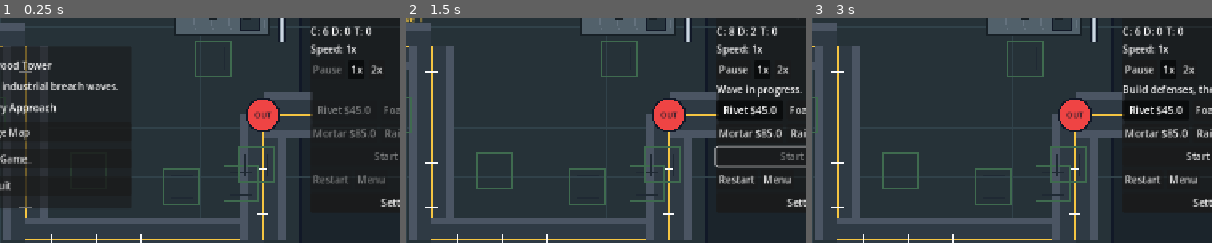
Above: before the commit, frames 1-3 (left to right).
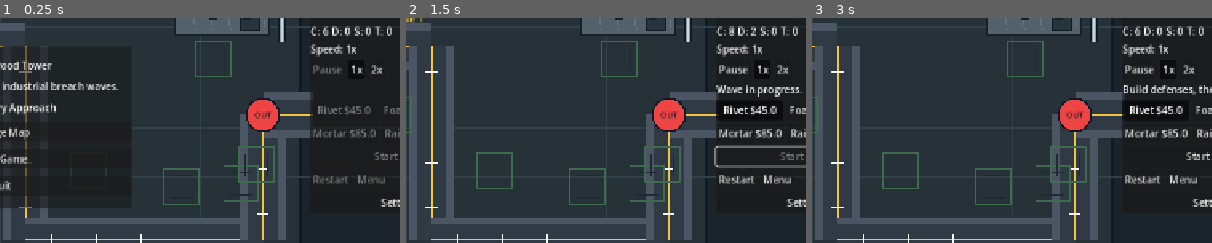
Above: after the commit, the same moments.

Repository: hobsojam/the-rosewood-tower
Game: Godot game, scene res://scenes/Game.tscn
Same seed, same stepped clock (60 frames per second), same inputs: the game is played once before the commit and once after it.
Inputs:
- Up to frame 1 (0.25 s): no input
- Up to frame 2 (1.5 s): click "Start Game" at 0.5 s; click "Start Wave" at 1.25 s
- Up to frame 3 (3 s): click "Restart" at 2 s; click "Start Game" at 2.75 s
The pictures show only the part of the screen within x 38-88%, y 20-70%; the shares and areas given below are measured in that part.

The runs differ from the first frame. In frame 1, 0.2% of the frame differs, in the area x 88-98%, y 3-8%; in frame 2, 0.2%; in frame 3, 0.2%.

Commit message:
Add shield carrier enemy

Diff:
--- a/data/enemies.json
+++ b/data/enemies.json
@@ -1,5 +1,6 @@
 {
   "standard": {"name": "Crawler", "health": 65, "speed": 90, "reward": 7, "color": "#d6dde6"},
   "fast": {"name": "Runner Drone", "health": 38, "speed": 145, "reward": 9, "color": "#62d0ff"},
-  "armored": {"name": "Armored Hauler", "health": 175, "speed": 55, "reward": 14, "color": "#f59e0b"}
+  "armored": {"name": "Armored Hauler", "health": 175, "speed": 55, "reward": 14, "color": "#f59e0b"},
+  "shield": {"name": "Shield Carrier", "health": 120, "speed": 62, "reward": 18, "shield_radius": 86, "shield_reduction": 0.5, "color": "#38bdf8"}
 }
--- a/data/waves.json
+++ b/data/waves.json
@@ -4,9 +4,9 @@
   {"standard": 10, "fast": 4, "armored": 0},
   {"standard": 8, "fast": 6, "armored": 1},
   {"standard": 12, "fast": 6, "armored": 2},
-  {"standard": 10, "fast": 8, "armored": 3},
-  {"standard": 16, "fast": 10, "armored": 5},
-  {"standard": 14, "fast": 14, "armored": 6},
-  {"standard": 18, "fast": 14, "armored": 8},
-  {"standard": 20, "fast": 16, "armored": 10}
+  {"standard": 10, "fast": 8, "armored": 3, "shield": 1},
+  {"standard": 16, "fast": 10, "armored": 5, "shield": 1},
+  {"standard": 14, "fast": 14, "armored": 6, "shield": 2},
+  {"standard": 18, "fast": 14, "armored": 8, "shield": 2},
+  {"standard": 20, "fast": 16, "armored": 10, "shield": 3}
 ]
--- a/scripts/Game.gd
+++ b/scripts/Game.gd
@@ -142,7 +142,7 @@
 	var next_wave_row := HBoxContainer.new()
 	next_wave_row.add_theme_constant_override("separation", 6)
 	layout.add_child(next_wave_row)
-	for enemy_id in ["standard", "fast", "armored"]:
+	for enemy_id in ["standard", "fast", "shield", "armored"]:
 		var label := Label.new()
 		label.text = "%s: 0" % _get_enemy_icon(enemy_id)
 		next_wave_row.add_child(label)
@@ -387,6 +387,8 @@
 	match enemy_id:
 		"fast":
 			return "D"
+		"shield":
+			return "S"
 		"armored":
 			return "T"
 		_:
--- a/scripts/WaveManager.gd
+++ b/scripts/WaveManager.gd
@@ -63,21 +63,28 @@
 	_check_wave_completion()
 
 func _build_spawn_queue(wave: Dictionary) -> Array:
-	var remaining := {
-		"standard": int(wave.get("standard", 0)),
-		"fast": int(wave.get("fast", 0)),
-		"armored": int(wave.get("armored", 0))
-	}
-	var order := ["standard", "fast", "standard", "armored"]
+	var remaining := {}
+	for enemy_id in enemy_data.keys():
+		remaining[enemy_id] = int(wave.get(enemy_id, 0))
+	var order := ["standard", "fast", "shield", "standard", "armored"]
+	for enemy_id in remaining.keys():
+		if not order.has(enemy_id):
+			order.append(enemy_id)
 	var queue := []
 
-	while remaining["standard"] > 0 or remaining["fast"] > 0 or remaining["armored"] > 0:
+	while _has_queued_enemy(remaining):
 		for enemy_id in order:
-			if remaining[enemy_id] > 0:
+			if int(remaining.get(enemy_id, 0)) > 0:
 				queue.append(enemy_id)
 				remaining[enemy_id] -= 1
 
 	return queue
+
+func _has_queued_enemy(remaining: Dictionary) -> bool:
+	for count in remaining.values():
+		if int(count) > 0:
+			return true
+	return false
 
 func _spawn_enemy(enemy_id: String) -> void:
 	var enemy = ENEMY_SCENE.instantiate()
@@ -133,7 +140,7 @@
 		return "None"
 
 	var parts := []
-	for enemy_id in ["standard", "fast", "armored"]:
+	for enemy_id in ["standard", "fast", "shield", "armored"]:
 		var count := int(wave.get(enemy_id, 0))
 		if count > 0:
 			parts.append("%s %s" % [count, enemy_id])
--- a/scripts/enemies/Enemy.gd
+++ b/scripts/enemies/Enemy.gd
@@ -11,6 +11,8 @@
 var health := 1.0
 var base_speed := 80.0
 var reward := 1
+var shield_radius := 0.0
+var shield_reduction := 0.0
 var path_points := []
 var path_index := 0
 var slow_multiplier := 1.0
@@ -33,6 +35,8 @@
 	health = max_health
 	base_speed = float(data["speed"])
 	reward = int(data["reward"])
+	shield_radius = float(data.get("shield_radius", 0.0))
+	shield_reduction = float(data.get("shield_reduction", 0.0))
 	body_color = Color.html(str(data["color"]))
 	path_points = path.duplicate()
 
@@ -70,7 +74,7 @@
 	if finished:
 		return
 
-	health -= amount
+	health -= _get_effective_damage(amount)
 	hit_flash_time = 0.08
 	if slow > 0.0:
 		slow_multiplier = clamp(1.0 - slow, 0.2, 1.0)
@@ -98,6 +102,30 @@
 	var segment_progress: float = segment_start.distance_to(global_position) / segment_length
 	return float(path_index) + clamp(segment_progress, 0.0, 1.0)
 
+func _get_effective_damage(amount: float) -> float:
+	if enemy_id == "shield":
+		return amount
+
+	var strongest_reduction := 0.0
+	for enemy in get_tree().get_nodes_in_group("enemies"):
+		var shield_enemy := enemy as Node2D
+		if shield_enemy == null or shield_enemy == self or not is_instance_valid(shield_enemy):
+			continue
+		if not shield_enemy.has_method("get_shield_reduction"):
+			continue
+
+		var reduction: float = shield_enemy.get_shield_reduction(global_position)
+		strongest_reduction = max(strongest_reduction, reduction)
+
+	return amount * (1.0 - strongest_reduction)
+
+func get_shield_reduction(point: Vector2) -> float:
+	if finished or shield_radius <= 0.0:
+		return 0.0
+	if global_position.distance_to(point) > shield_radius:
+		return 0.0
+	return shield_reduction
+
 func _spawn_death_pop() -> void:
 	var pop := Node2D.new()
 	pop.set_script(DEATH_POP_SCRIPT)
@@ -110,6 +138,8 @@
 	match enemy_id:
 		"armored":
 			_draw_armored_enemy(color)
+		"shield":
+			_draw_shield_enemy(color)
 		"fast":
 			_draw_fast_enemy(color)
 		_:
@@ -156,3 +186,15 @@
 	draw_rect(Rect2(Vector2(5, -3), Vector2(20, 6)), Color("#111827"))
 	draw_rect(Rect2(Vector2(7, -2), Vector2(16, 4)), Color("#9ca3af"))
 	draw_set_transform(Vector2.ZERO, 0.0, Vector2.ONE)
+
+func _draw_shield_enemy(color: Color) -> void:
+	draw_circle(Vector2.ZERO, shield_radius, Color(0.22, 0.72, 0.95, 0.08))
+	draw_circle(Vector2.ZERO, shield_radius, Color(0.56, 0.84, 1.0, 0.28), false, 2.0)
+	draw_set_transform(Vector2.ZERO, facing_angle, Vector2.ONE)
+	draw_rect(Rect2(Vector2(-14, -13), Vector2(28, 26)), Color("#0f172a"))
+	draw_rect(Rect2(Vector2(-11, -10), Vector2(22, 20)), color)
+	draw_circle(Vector2.ZERO, 9.0, Color("#e0f2fe"))
+	draw_circle(Vector2.ZERO, 9.0, Color("#0f172a"), false, 2.0)
+	draw_line(Vector2(0, -13), Vector2(0, 13), Color("#bae6fd"), 3.0)
+	draw_line(Vector2(-13, 0), Vector2(13, 0), Color("#bae6fd"), 3.0)
+	draw_set_transform(Vector2.ZERO, 0.0, Vector2.ONE)
Not shown, changed: DESIGN.md
